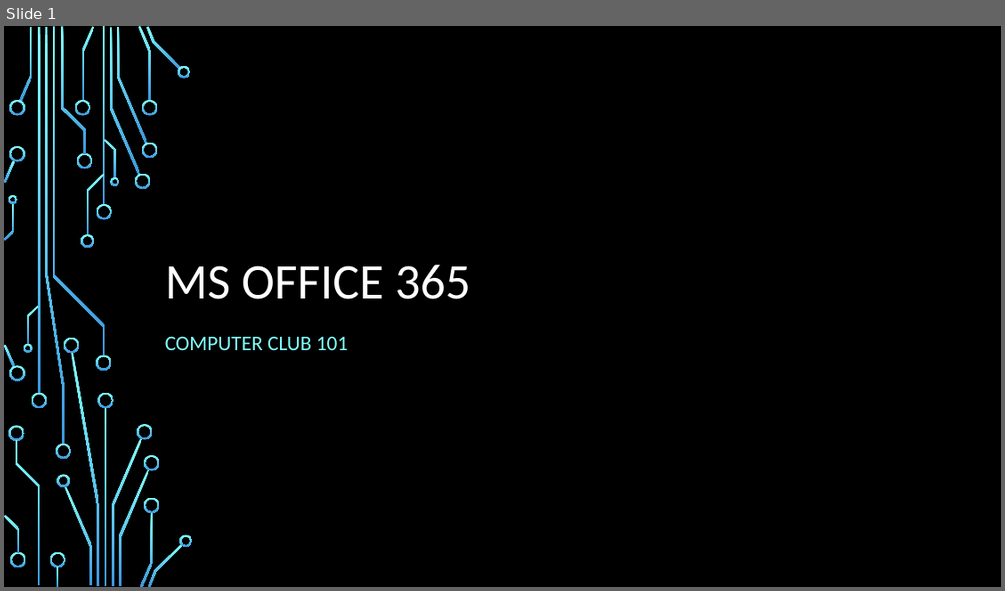
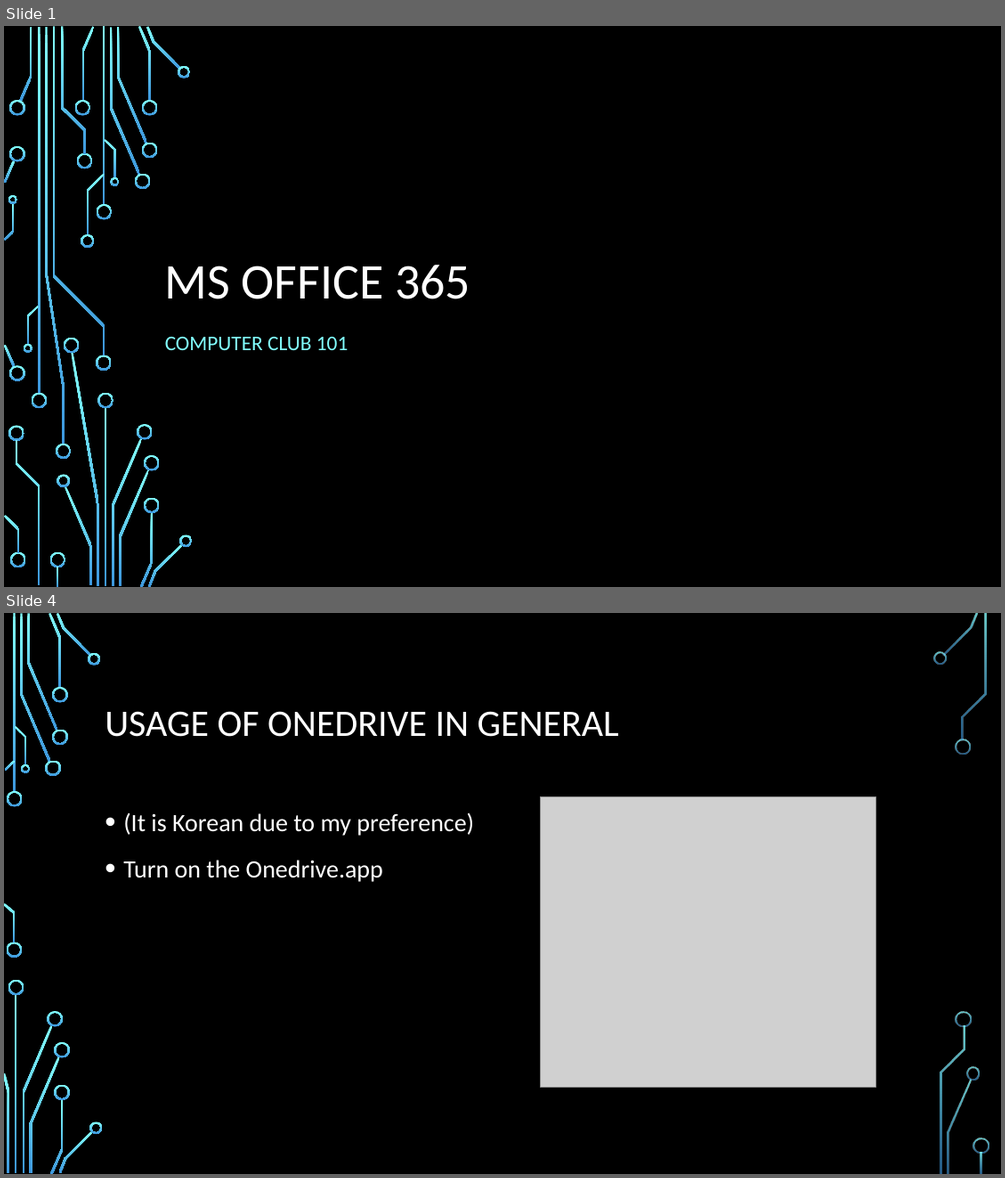
Before and after one commit to HIS-Computer-Club/MSOffice, a slide deck: MSOffice.pptx. Shown one above the other, each under a label of ours: slide 1 before the commit, slides 1 and 4 after it; the slides between them are not shown. The pictures are 1005x591 and 1005x1178 pixels, drawn with LibreOffice and Linux fonts; fonts in the diff are those of the drawing; grey boxes stand for pictures; background and template pictures are left out. Boxes give left, top, right and bottom in pixels: in the first picture for what was removed or moved away, otherwise in the second. Text is boxed around its words. In the diff, an @@ line names an element or a change of style, - is before the commit and + after.

Commit message:
Onedrive Usage

```diff
--- a/MSOffice.pptx
+++ b/MSOffice.pptx
@@ slide 4 added at (4,613,1001,1174), background picture (left out) @@
@@ title added at (105,711,619,737), 36 pt, text #FFFFFF @@
+USAGE OF ONEDRIVE IN GENERAL
@@ picture added at (540,797,875,1086) @@
@@ text added at (123,812,474,882), 24 pt, text #FFFFFF @@
+• (It is Korean due to my preference)
+• Turn on the Onedrive.app
@@ group added at (4,613,989,1174): 33 freeform shapes, 3 rectangles @@
```
Also in this commit, not shown: 5 other slides added.
